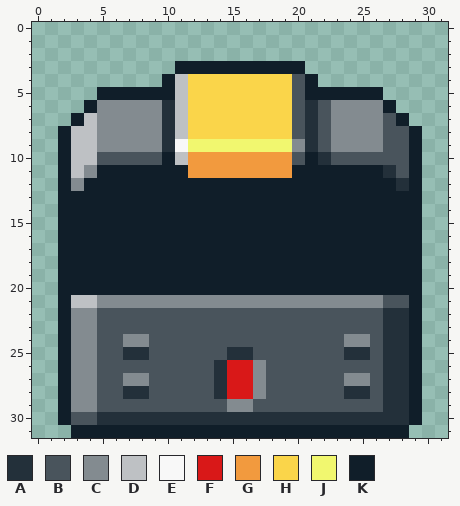
Pixel-art file: Entities/Chest/Sprites/Chest_OPENED_A.aseprite. Above: the version before the commit.
32x32 pixels, 1 frame.
Palette (. is transparent): A #23303a  B #49545c  C #838b90  D #bec1c4  E #f8f8f8  F #d91818  G #f29a3e  H #fad54a  J #f1f76f  K #101e29
The same view after the edit:
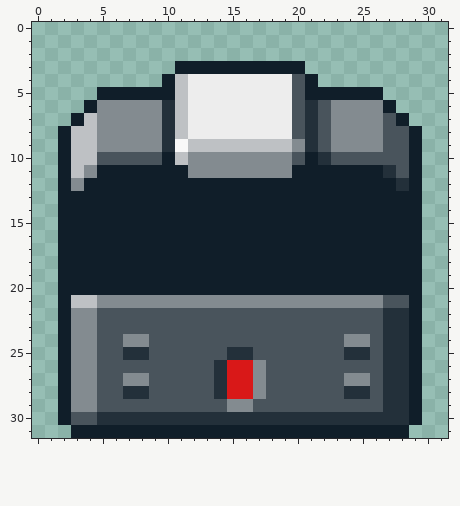
The edit:
colour H: #fad54a -> #ededed
y 9: x 12..19 JJJJJJJJ -> DDDDDDDD
y 10..11: x 12..19 GGGGGGGG -> CCCCCCCC
Where, in picture pixels (left, top, right, bottom), the same in both pictures:
changed: (188, 74, 292, 178)
